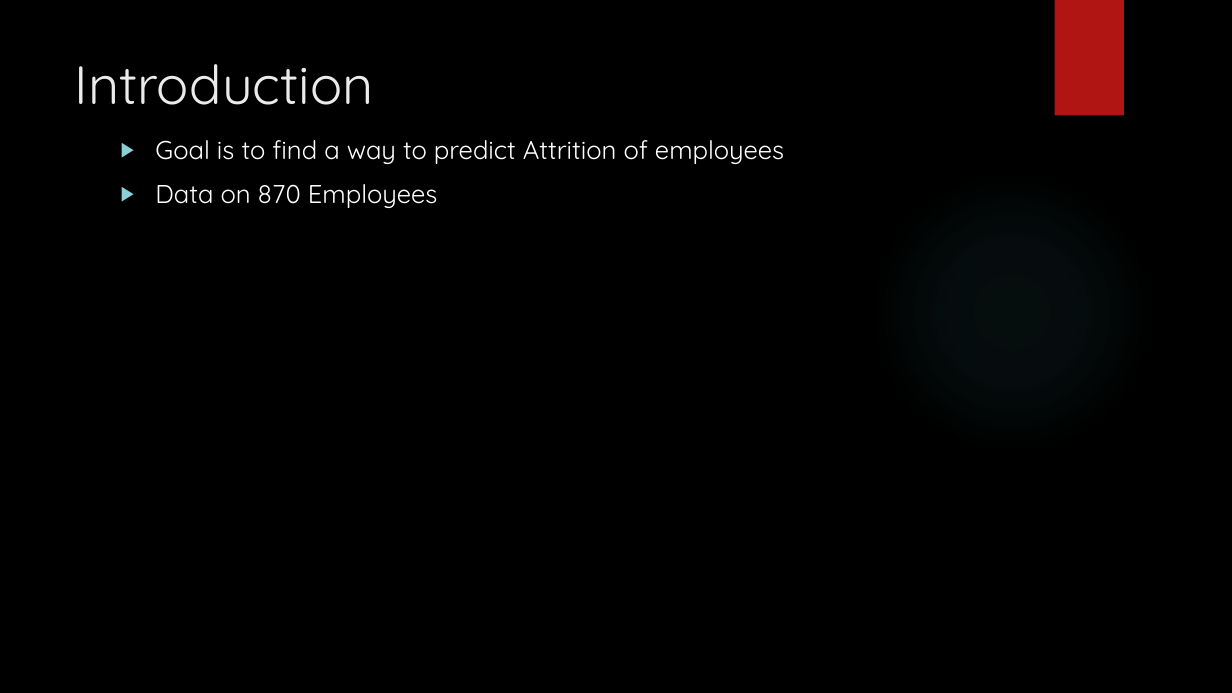
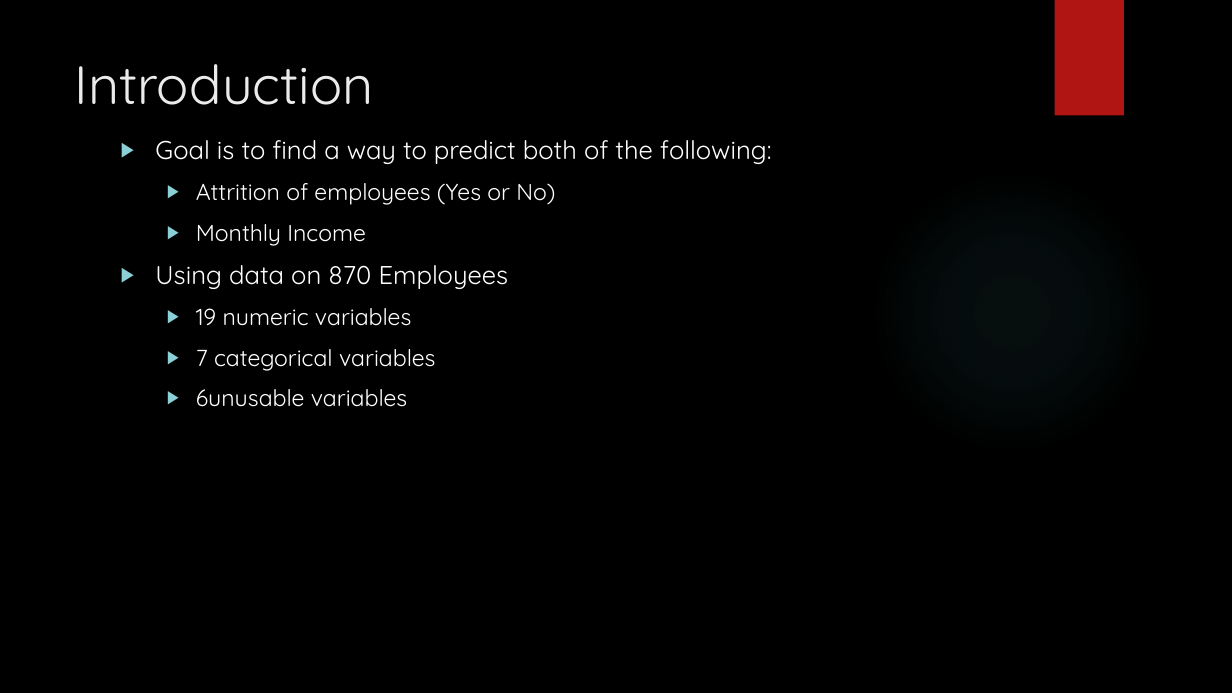
Before and after one commit to rmpalmer/CaseStudy2DDS, a slide deck: slide 2 of Richard_Palmer_Case_Study_2.pptx. Drawn at 1232x693 pixels with LibreOffice and Linux fonts; fonts in the diff are those of the drawing; background and template pictures are left out. Boxes give left, top, right and bottom in pixels: in the first picture for what was removed or moved away, otherwise in the second. Text is boxed around its words. In the diff, an @@ line names an element or a change of style, - is before the commit and + after.

Commit message:
powerpoint

```diff
--- a/Richard_Palmer_Case_Study_2.pptx
+++ b/Richard_Palmer_Case_Study_2.pptx
@@ text at (155, 140, 772, 407): text changed; size 20 to 18 pt @@
-▶ Goal is to find a way to predict Attrition of employees
-▶ Data on 870 Employees
+▶ Goal is to find a way to predict both of the following:
+  ▶ Attrition of employees (Yes or No)
+  ▶ Monthly Income
+▶ Using data on 870 Employees
+  ▶ 19 numeric variables
+  ▶ 7 categorical variables
+  ▶ 6unusable variables
```
Also in this commit, not shown: 5 other slides changed, 10 slides added, 5 slides removed.
